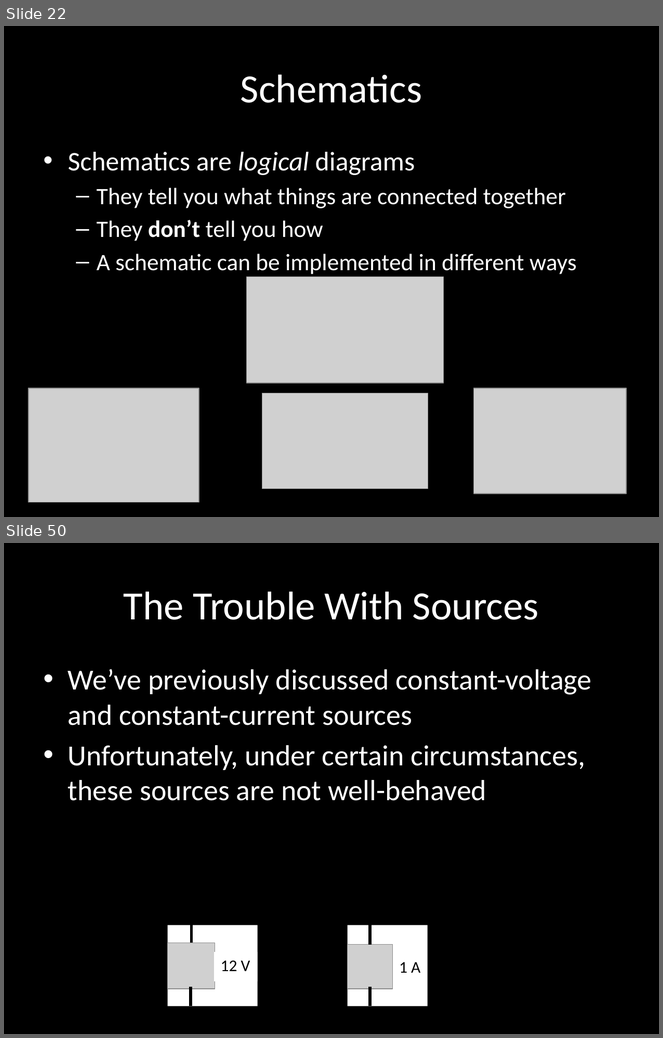
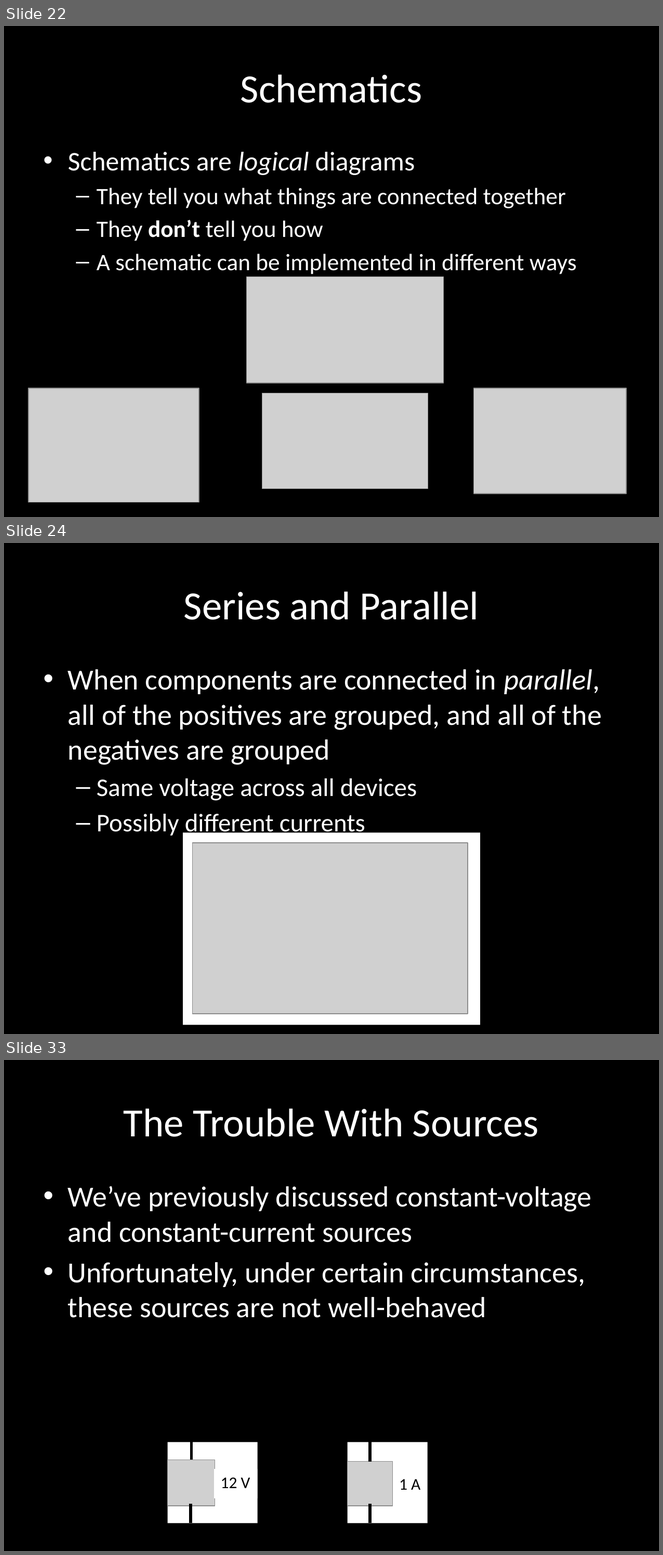
Before and after one commit to carlosgj/FRC-Training, a slide deck: Electronics 101.pptx. Shown one above the other, each under a label of ours: slides 22 and 50 before the commit, slides 22, 24 and 33 after it; the slides between them are not shown. The pictures are 663x1038 and 663x1555 pixels, drawn with LibreOffice and Linux fonts; fonts in the diff are those of the drawing; grey boxes stand for pictures; background and template pictures are left out. Boxes give left, top, right and bottom in pixels: in the first picture for what was removed or moved away, otherwise in the second. Text is boxed around its words. In the diff, an @@ line names an element or a change of style, - is before the commit and + after.

```diff
--- a/Electronics 101.pptx
+++ b/Electronics 101.pptx
@@ slide 24 added at box(4, 543, 659, 1034), background #000000 @@
@@ title added at box(184, 591, 479, 620), 44 pt, text #FFFFFF @@
+Series and Parallel
@@ text added at box(68, 669, 602, 838), 32 pt, text #FFFFFF @@
+• When components are connected in parallel, all of the positives are grouped, and all of the negatives are grouped
+  – Same voltage across all devices
+  – Possibly different currents
@@ rectangle added at box(183, 833, 480, 1025), fill #FFFFFF @@
@@ picture added at box(193, 843, 468, 1014) @@
@@ what was slide 50 is now slide 33 @@
```
Also in this commit, not shown: 2 slides changed, 9 other slides added.
